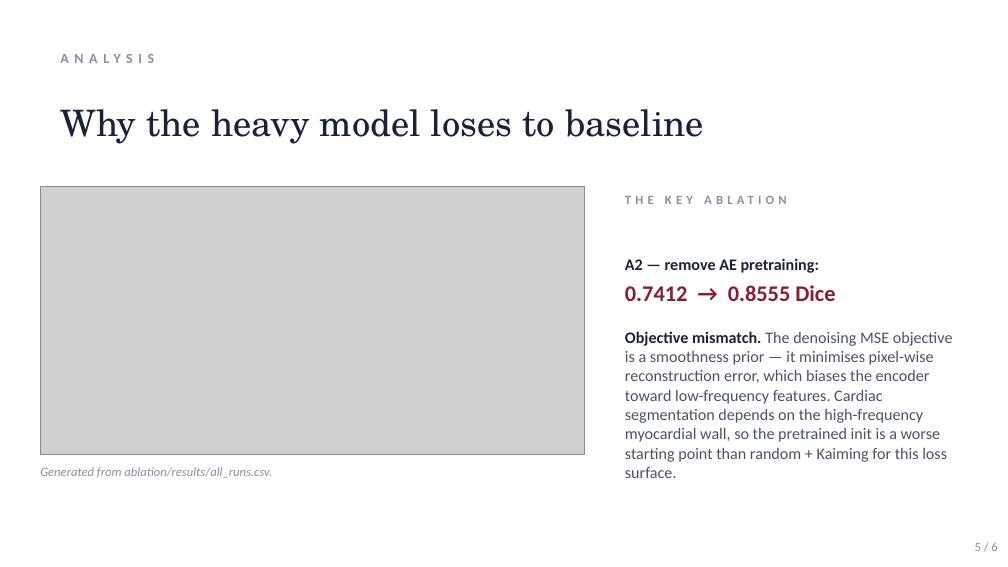
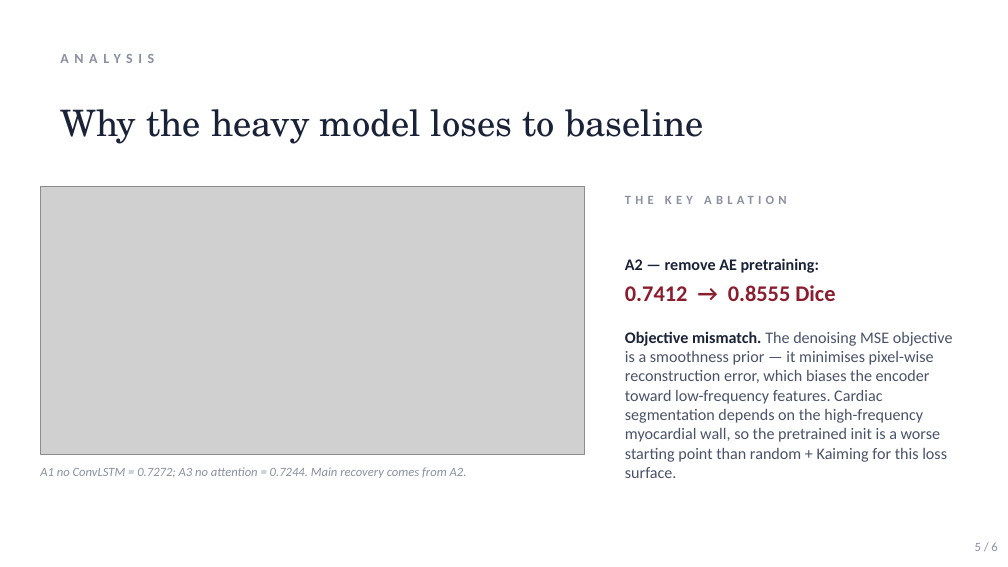
Before and after one commit to ekarau/Deep-Learning-with-Python-Project-2, a slide deck: slide 5 of presentation.pptx. Drawn at 1008x567 pixels with LibreOffice and Linux fonts; fonts in the diff are those of the drawing; grey boxes stand for pictures. Boxes give left, top, right and bottom in pixels: in the first picture for what was removed or moved away, otherwise in the second. Text is boxed around its words. In the diff, an @@ line names an element or a change of style, - is before the commit and + after.

Commit message:
Clarify ablation and optimizer reporting

```diff
--- a/presentation.pptx
+++ b/presentation.pptx
@@ text at (40, 467, 467, 478): text changed @@
-Generated from ablation/results/all_runs.csv.
+A1 no ConvLSTM = 0.7272; A3 no attention = 0.7244. Main recovery comes from A2.
```
Also in this commit, not shown: 1 other file.
